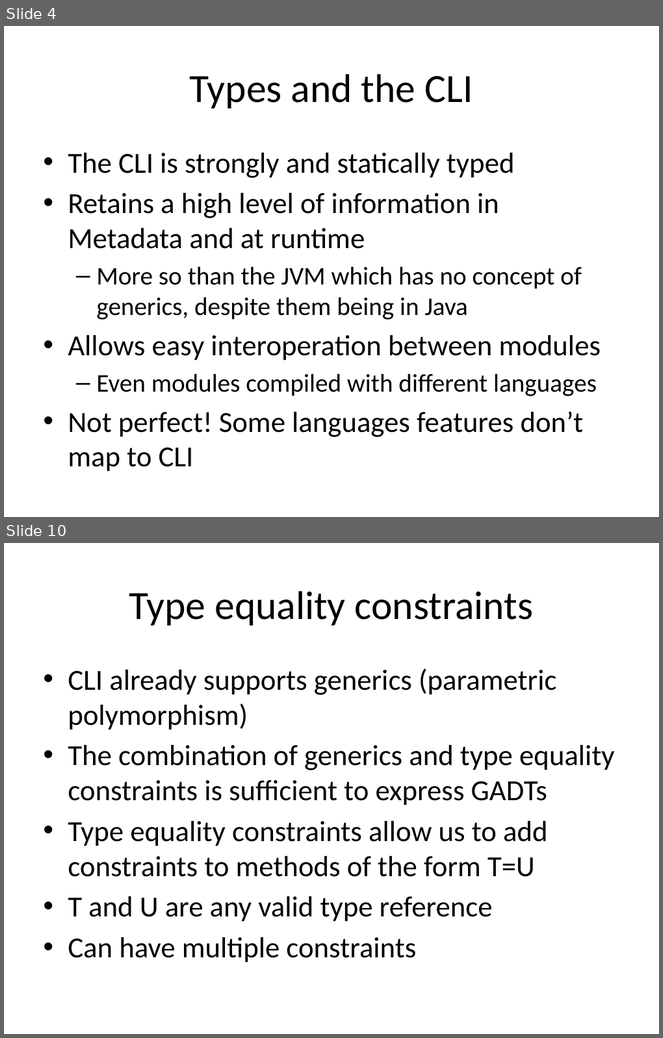
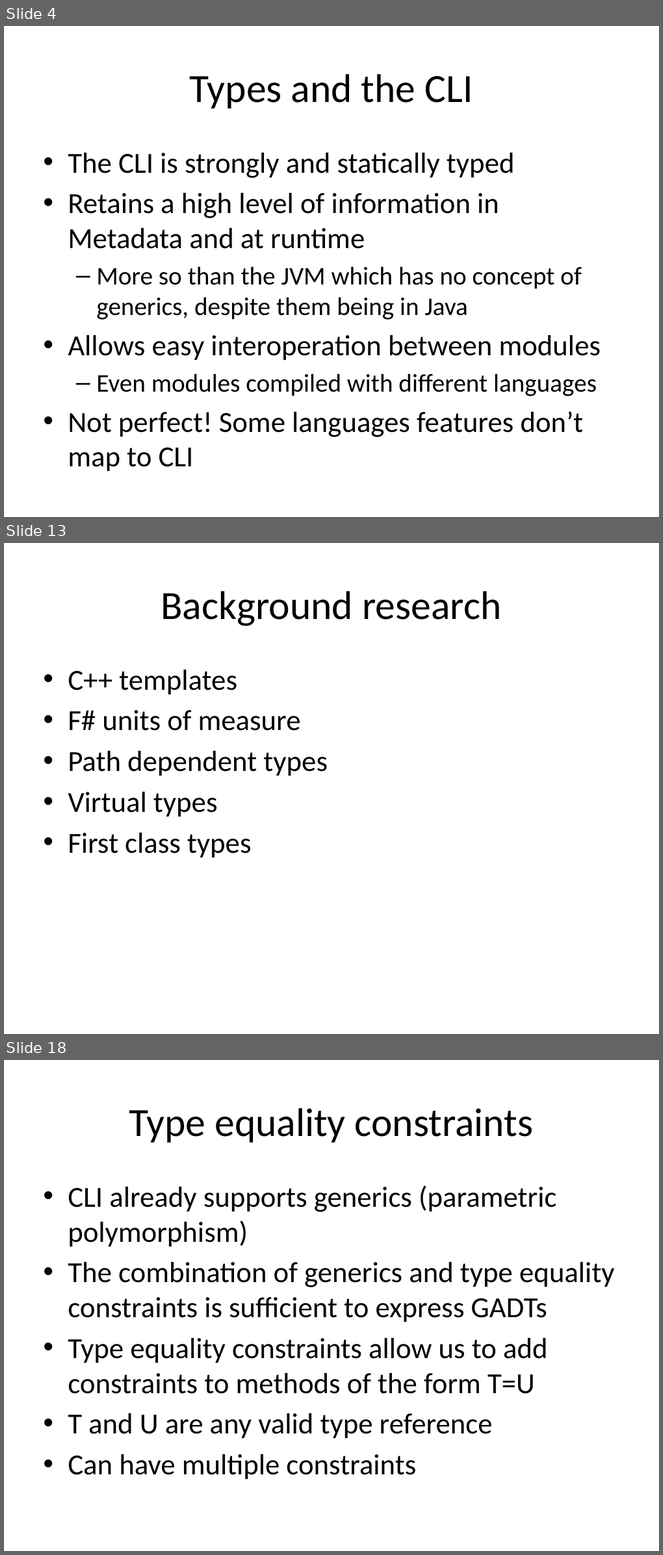
Before and after one commit to Frassle/Imperial-FYP, a slide deck: draftPresenation.pptx. Shown one above the other, each under a label of ours: slides 4 and 10 before the commit, slides 4, 13 and 18 after it; the slides between them are not shown. The pictures are 663x1038 and 663x1555 pixels, drawn with LibreOffice and Linux fonts; fonts in the diff are those of the drawing. Boxes give left, top, right and bottom in pixels: in the first picture for what was removed or moved away, otherwise in the second. Text is boxed around its words. In the diff, an @@ line names an element or a change of style, - is before the commit and + after.

Commit message:
Background redone

```diff
--- a/draftPresenation.pptx
+++ b/draftPresenation.pptx
@@ slide 13 added at (4, 543, 659, 1034), background #FFFFFF @@
@@ title added at (161, 591, 501, 626), 44 pt, text #000000 @@
+Background research
@@ text added at (68, 670, 328, 858), 32 pt, text #000000 @@
+• C++ templates
+• F# units of measure
+• Path dependent types
+• Virtual types
+• First class types
@@ what was slide 10 is now slide 18 @@
```
Also in this commit, not shown: 1 slide changed, 11 other slides added.
